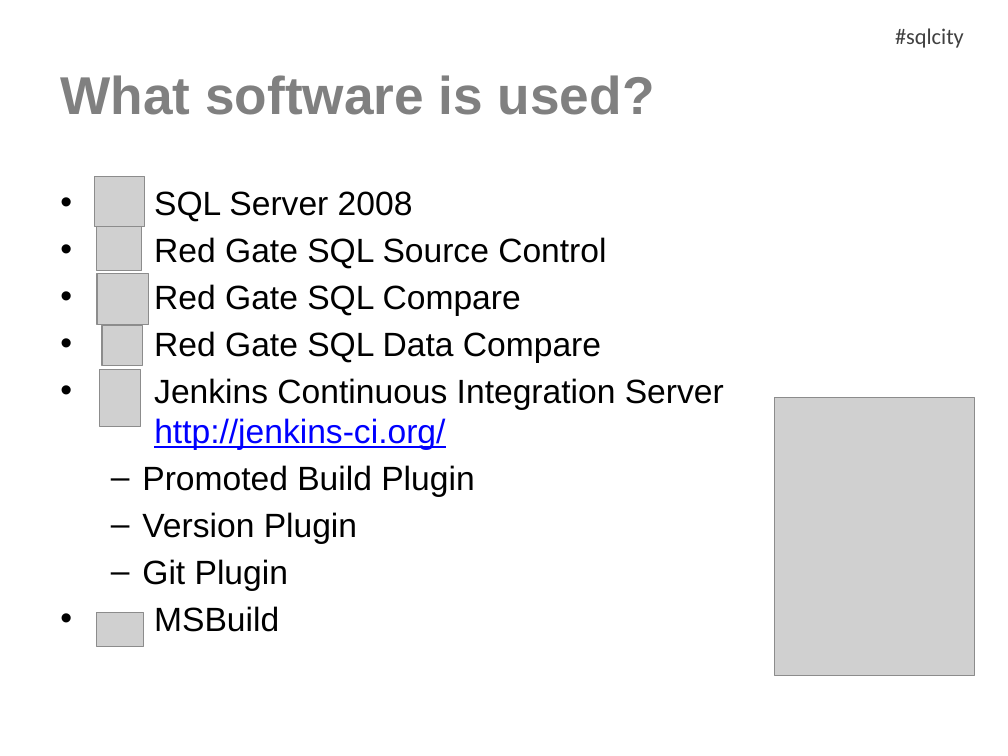
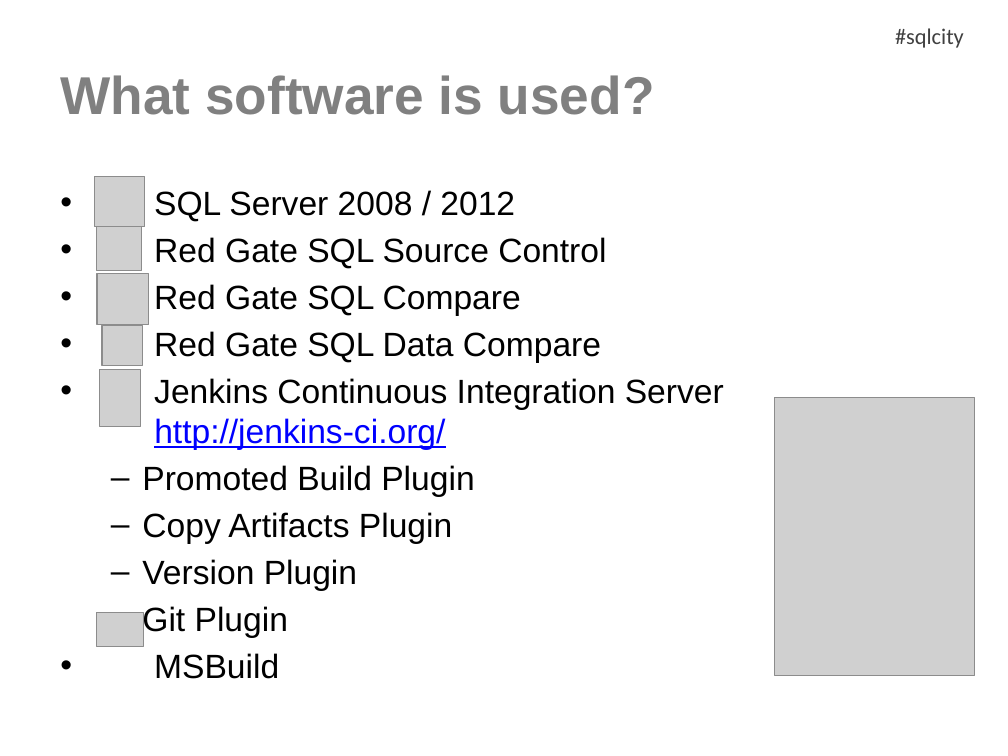
Before and after one commit to CF9/Databases.RGDemo, a slide deck: slide 6 of SQL in the City 2012 - Ernest Hwang.pptx. Drawn at 1008x756 pixels with LibreOffice and Linux fonts; fonts in the diff are those of the drawing; grey boxes stand for pictures; background and template pictures are left out. Boxes give left, top, right and bottom in pixels: in the first picture for what was removed or moved away, otherwise in the second. Text is boxed around its words. In the diff, an @@ line names an element or a change of style, - is before the commit and + after.

Commit message:
Minor copy changes to presentation

```diff
--- a/SQL in the City 2012 - Ernest Hwang.pptx
+++ b/SQL in the City 2012 - Ernest Hwang.pptx
@@ text at (154, 191, 515, 222): text changed @@
-• SQL Server 2008
+• SQL Server 2008 / 2012
@@ text at (142, 512, 452, 544): paragraph added @@
+  – Copy Artifacts Plugin
```
Also in this commit, not shown: 4 other slides changed, 3 slides added.
